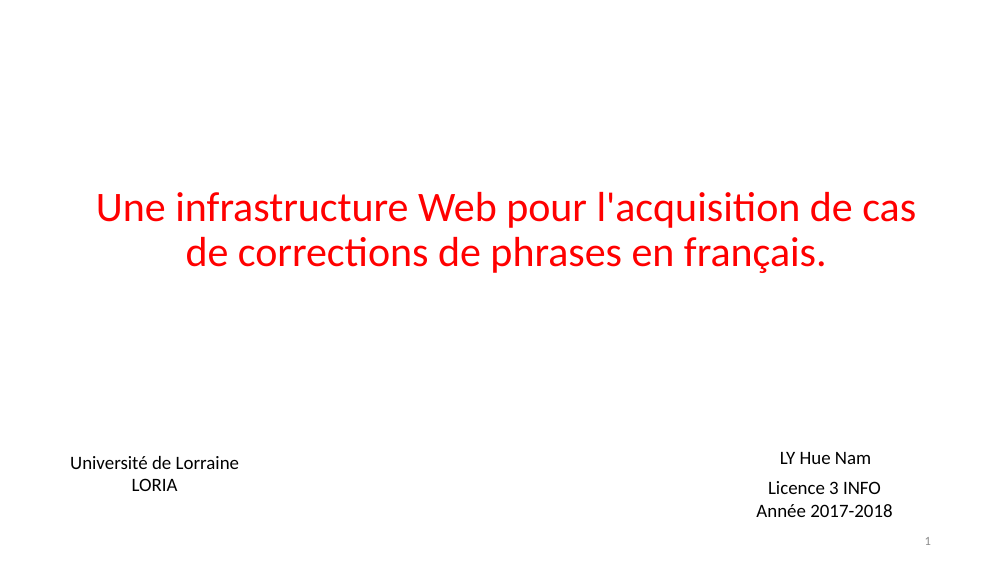
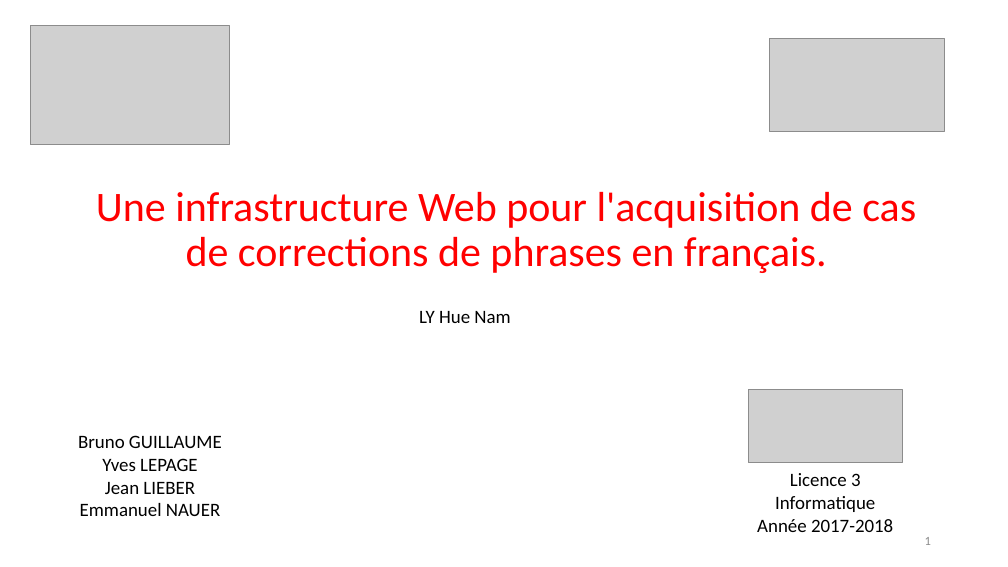
Before and after one commit to Sle3pingForest/StageL3, a slide deck: slide 1 of RapportNam/soutenance.pptx. Drawn at 1008x567 pixels with LibreOffice and Linux fonts; fonts in the diff are those of the drawing; grey boxes stand for pictures. Boxes give left, top, right and bottom in pixels: in the first picture for what was removed or moved away, otherwise in the second. Text is boxed around its words. In the diff, an @@ line names an element or a change of style, - is before the commit and + after.

```diff
--- a/RapportNam/soutenance.pptx
+++ b/RapportNam/soutenance.pptx
@@ picture added at (30, 26, 229, 145) @@
@@ picture added at (770, 39, 944, 131) @@
@@ text "LY Hue Nam": place and size @@
-text "LY Hue Nam" at (780, 452, 871, 464)
+text "LY Hue Nam" at (419, 311, 510, 323)
@@ picture added at (749, 389, 902, 463) @@
@@ text at (78, 435, 222, 516): text changed @@
-Université de Lorraine
-LORIA
+Bruno GUILLAUME
+Yves LEPAGE
+Jean LIEBER
+Emmanuel NAUER
@@ text "Licence 3 Informatique": place and size @@
-text "Licence 3 Informatique" at (756, 481, 892, 517)
+text "Licence 3 Informatique" at (757, 473, 893, 532)
@@ text at (775, 473, 875, 512): text changed @@
-Licence 3 INFO
+Licence 3 Informatique
```
Also in this commit, not shown: 9 other slides changed, 1 slide added, 1 slide removed.
